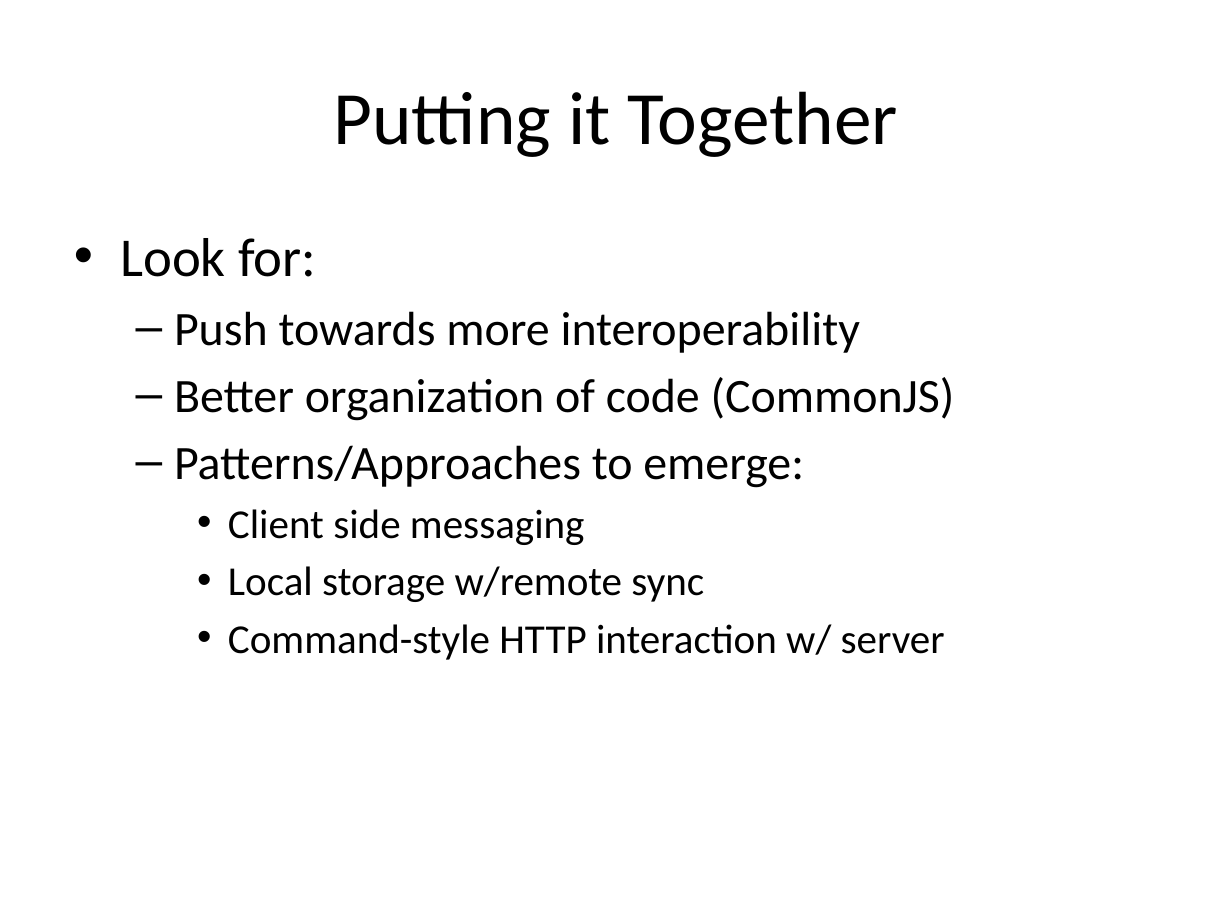
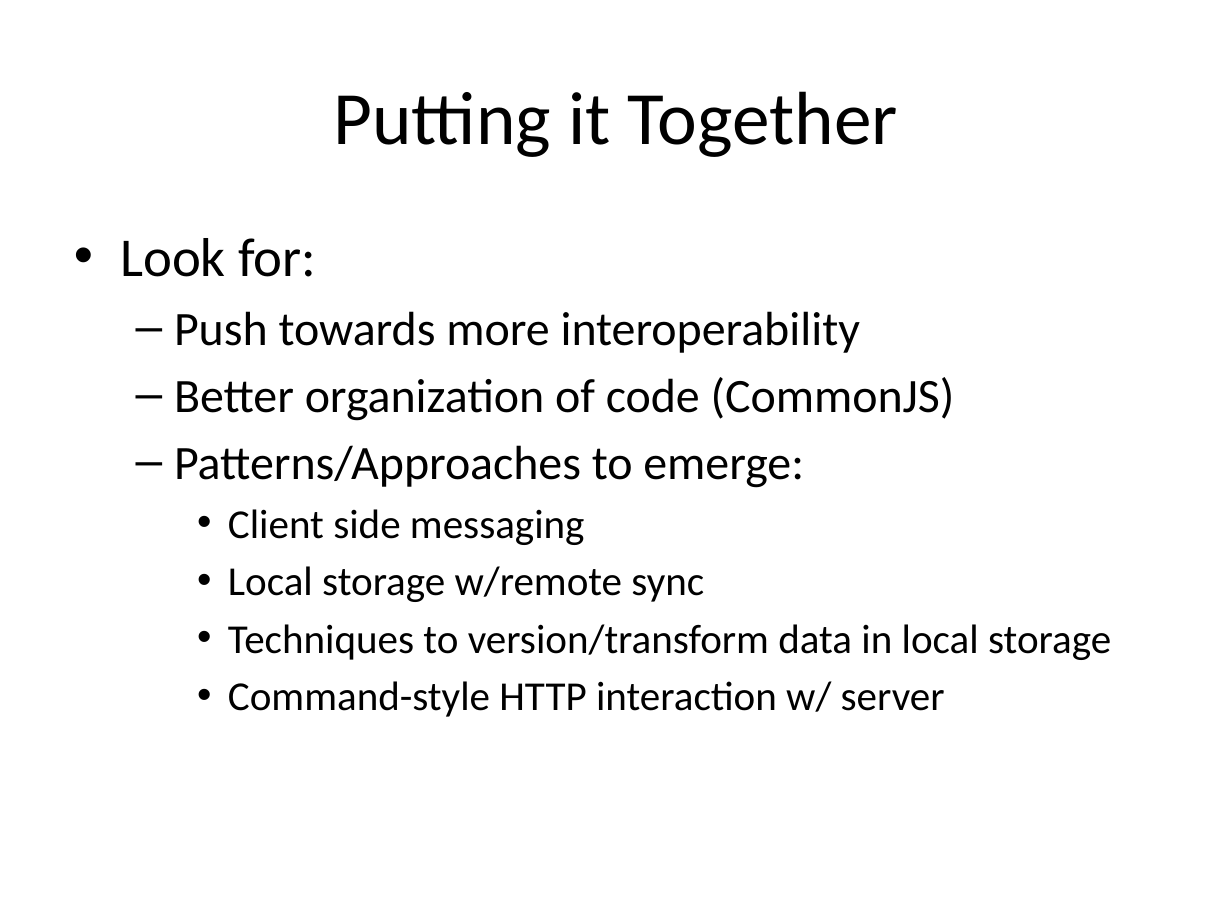
Before and after one commit to vaporworks/Devlink2011-REST-WebClient, a slide deck: slide 15 of PowerPoint/joint_talk_notes.pptx. Drawn at 1232x924 pixels with LibreOffice and Linux fonts; fonts in the diff are those of the drawing. Boxes give left, top, right and bottom in pixels: in the first picture for what was removed or moved away, otherwise in the second. Text is boxed around its words. In the diff, an @@ line names an element or a change of style, - is before the commit and + after.

```diff
--- a/PowerPoint/joint_talk_notes.pptx
+++ b/PowerPoint/joint_talk_notes.pptx
@@ text at bbox=[228, 624, 1111, 660]: paragraph added @@
+    • Techniques to version/transform data in local storage
```
Also in this commit, not shown: 6 other slides changed.
